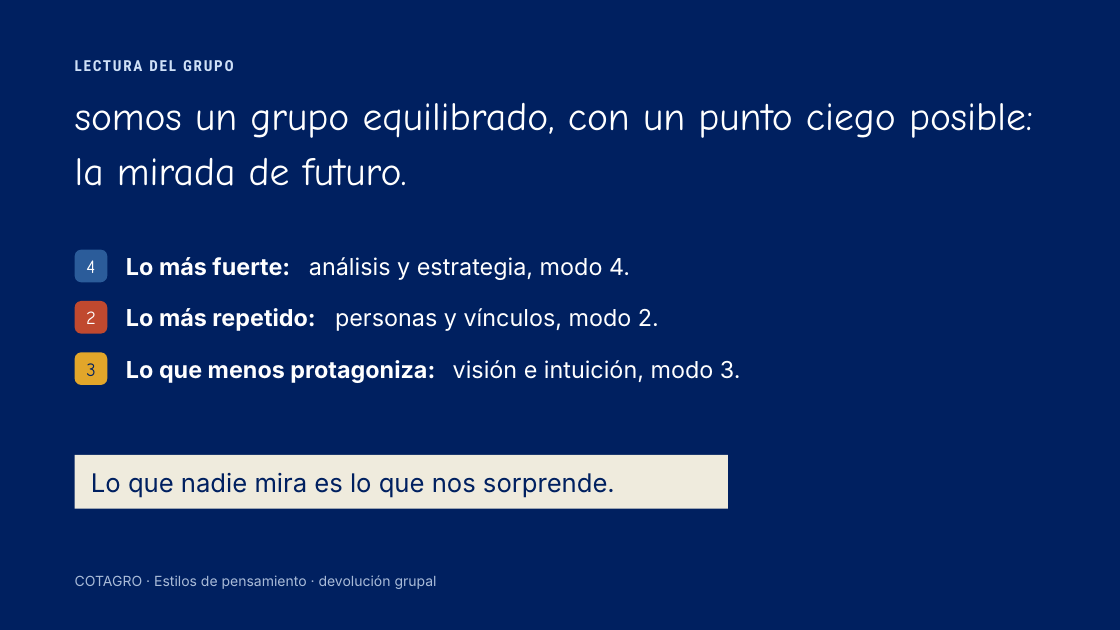
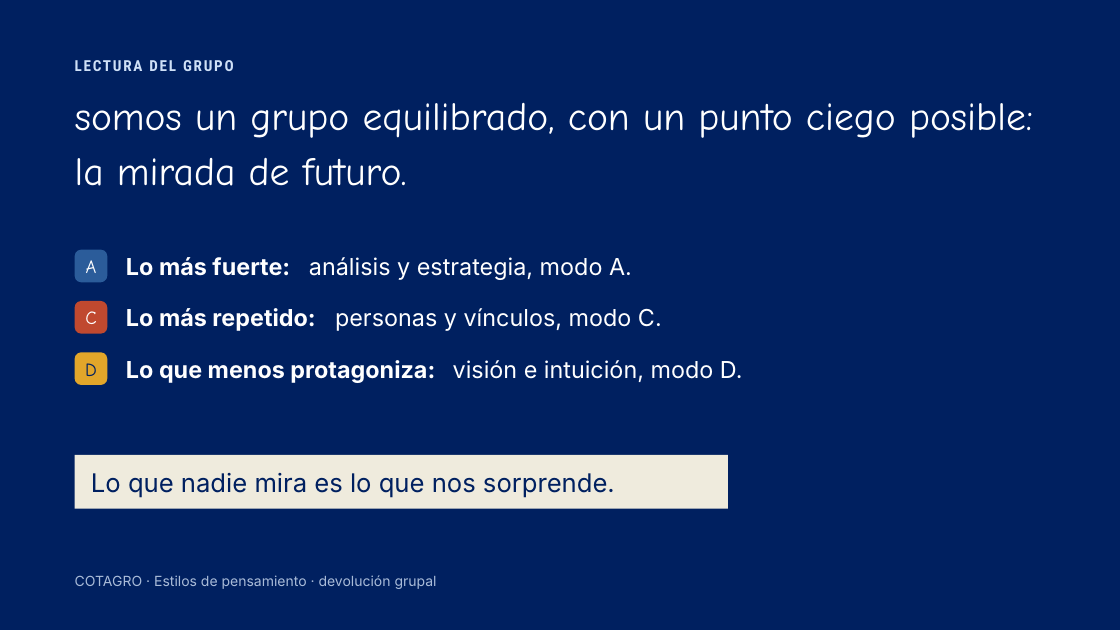
Before and after one commit to ferpreu-ai/49981083, a slide deck: slide 6 of Estilos_de_pensamiento.pptx. Drawn at 1120x630 pixels with LibreOffice and Linux fonts; fonts in the diff are those of the drawing. Boxes give left, top, right and bottom in pixels: in the first picture for what was removed or moved away, otherwise in the second. Text is boxed around its words. In the diff, an @@ line names an element or a change of style, - is before the commit and + after.

```diff
--- a/Estilos_de_pensamiento.pptx
+++ b/Estilos_de_pensamiento.pptx
@@ text at [86, 260, 97, 273]: text changed @@
-4
+A
@@ text at [309, 257, 632, 280]: text changed @@
-análisis y estrategia, modo 4.
+análisis y estrategia, modo A.
@@ text at [85, 311, 96, 324]: text changed @@
-2
+C
@@ text at [335, 308, 662, 331]: text changed @@
-personas y vínculos, modo 2.
+personas y vínculos, modo C.
@@ text at [85, 363, 97, 376]: text changed @@
-3
+D
@@ text at [453, 360, 743, 382]: text changed @@
-visión e intuición, modo 3.
+visión e intuición, modo D.
```
Also in this commit, not shown: 9 other slides changed.
